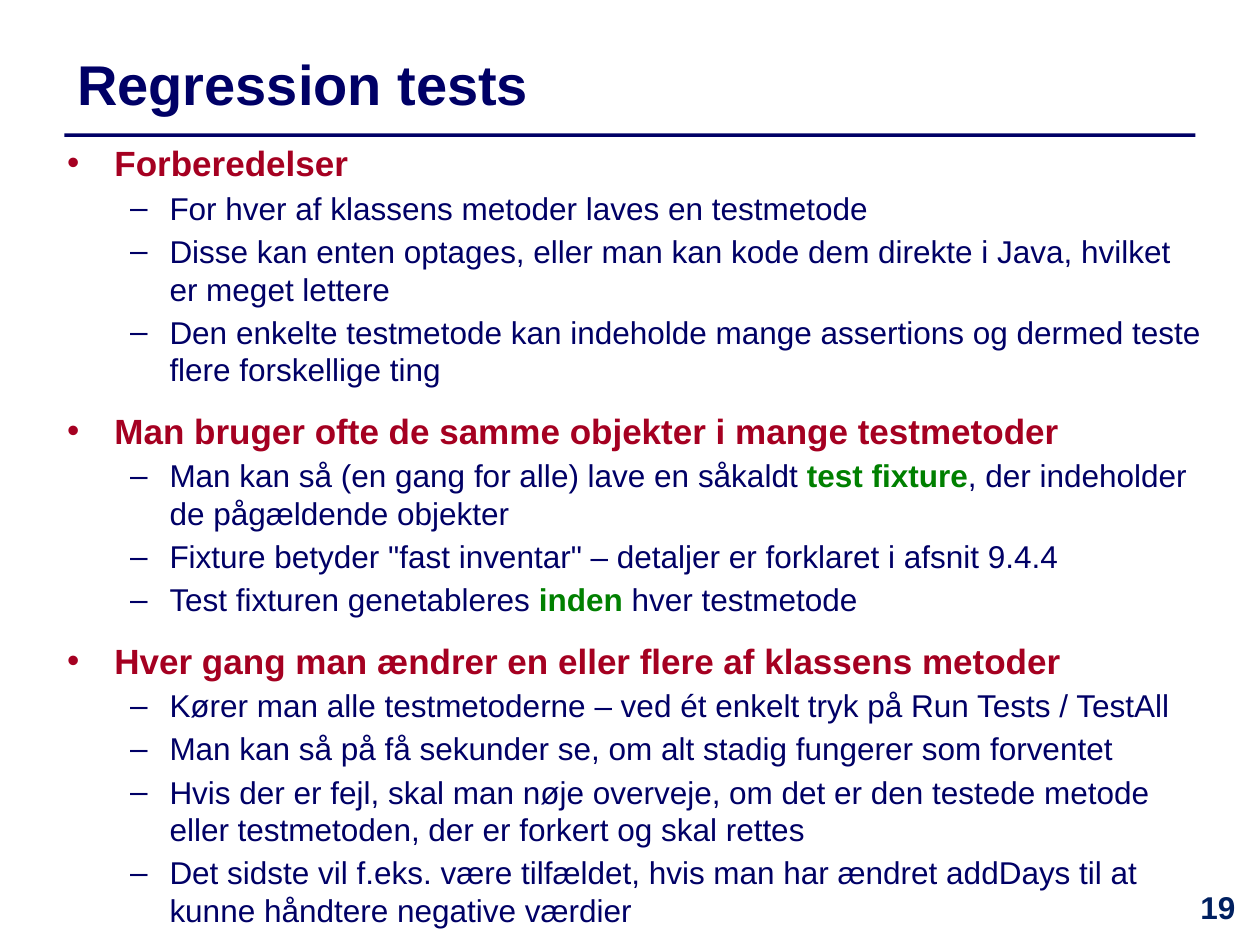
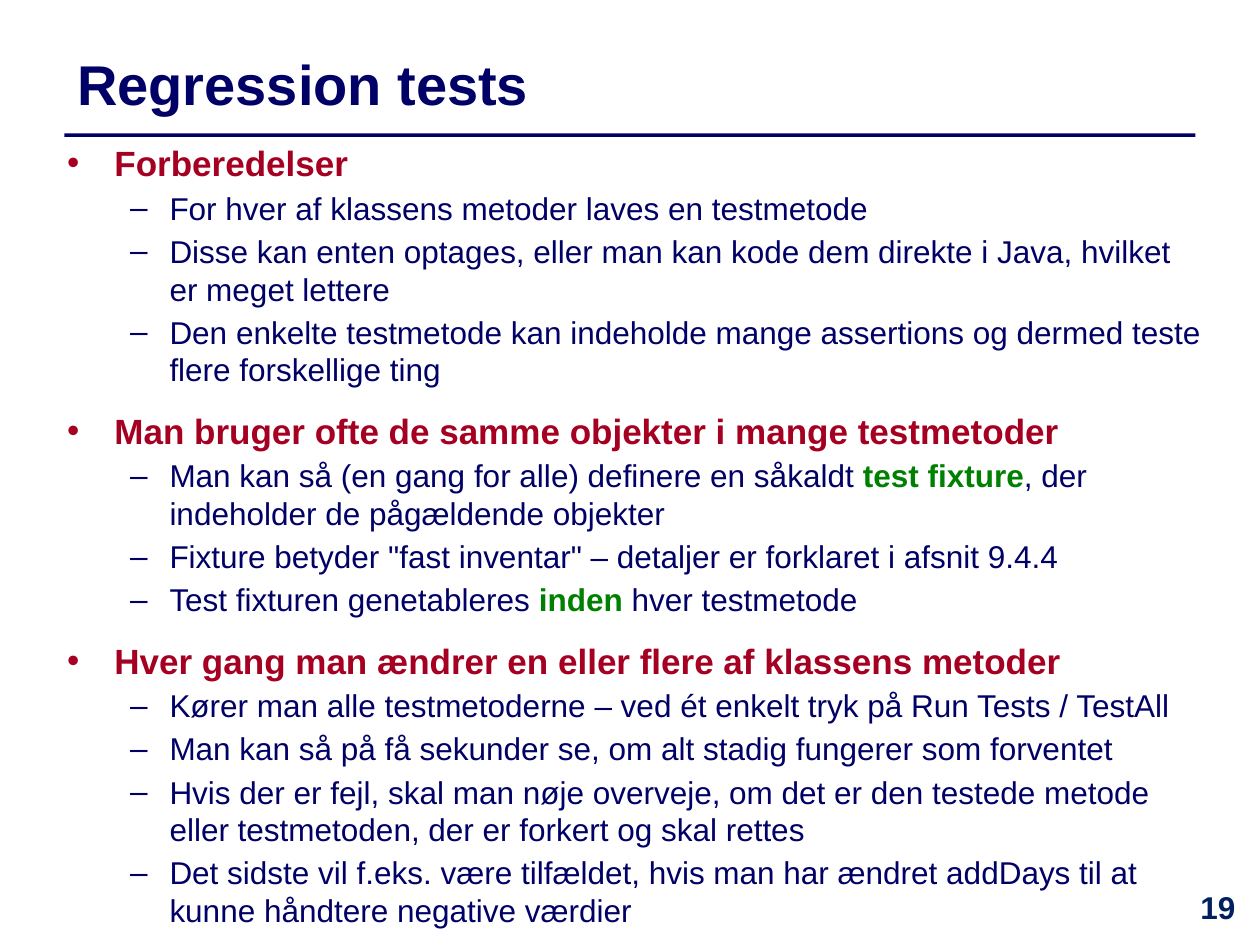
Before and after one commit to IntProgAU/Materiale, a slide deck: slide 19 of web/e22/uge_10/Slides-Uge10.pptx. Drawn at 1260x945 pixels with LibreOffice and Linux fonts; fonts in the diff are those of the drawing. Boxes give left, top, right and bottom in pixels: in the first picture for what was removed or moved away, otherwise in the second. Text is boxed around its words. In the diff, an @@ line names an element or a change of style, - is before the commit and + after.

```diff
--- a/web/e22/uge_10/Slides-Uge10.pptx
+++ b/web/e22/uge_10/Slides-Uge10.pptx
@@ text at <box>170,462,1087,531</box>: text changed @@
-  – Man kan så (en gang for alle) lave en såkaldt test fixture, der indeholder de pågældende objekter
+  – Man kan så (en gang for alle) definere en såkaldt test fixture, der indeholder de pågældende objekter
```
Also in this commit, not shown: 5 other slides changed, 1 other file.
